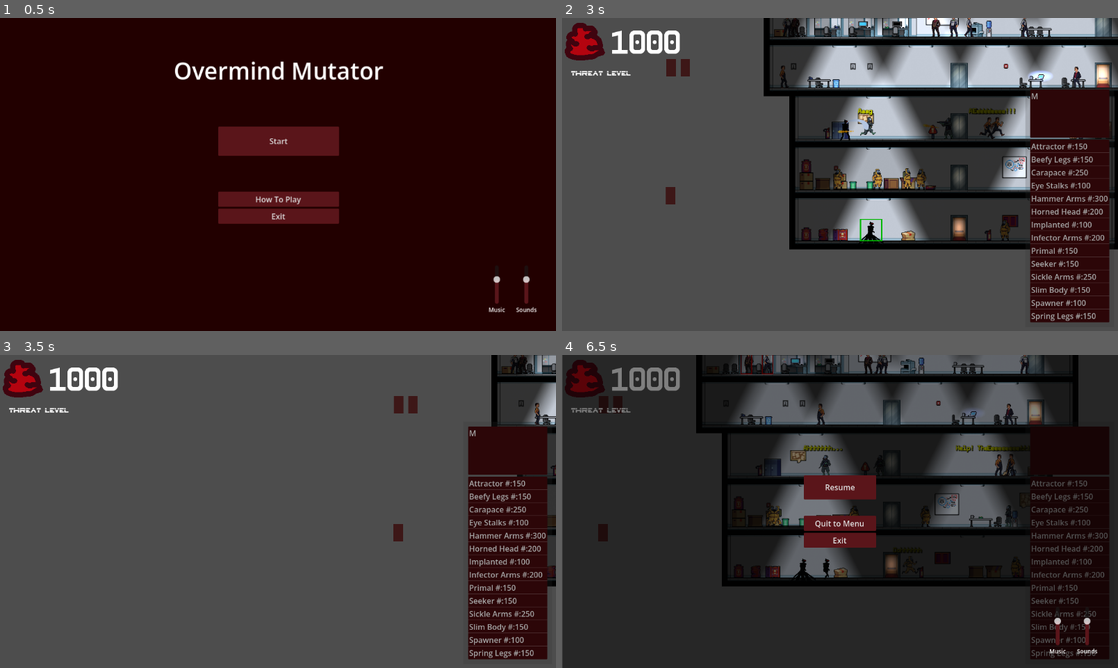
Above: before the commit, frames 1-4 (two rows, left to right).
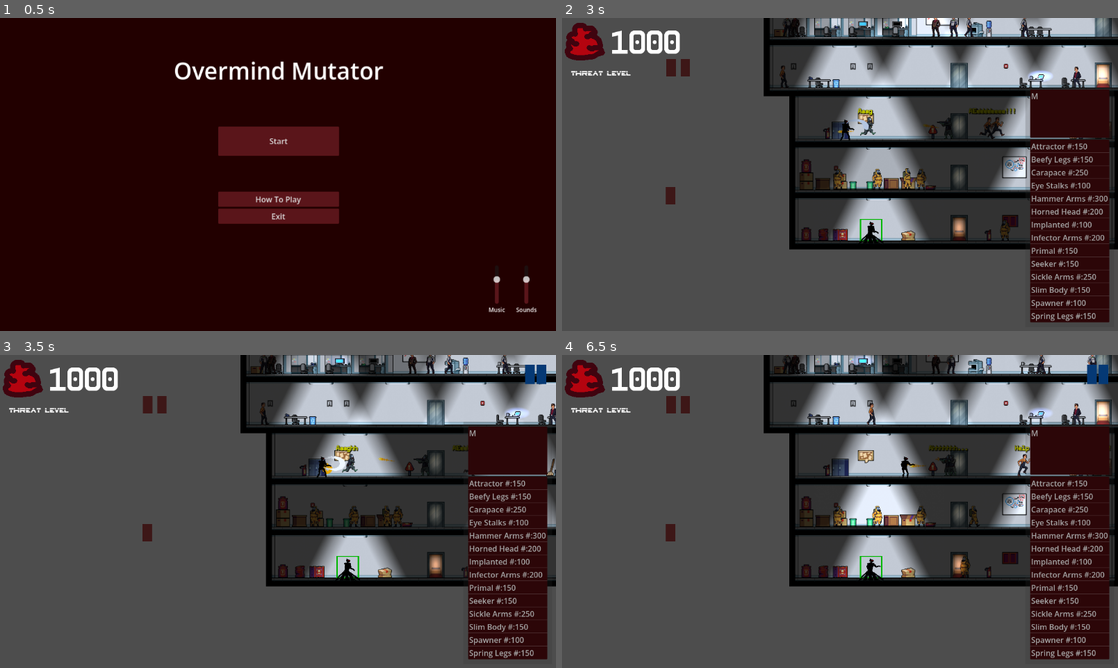
Above: after the commit, the same moments.

Repository: Lambosaurus/wildjam-mutation
Game: Godot game, scene res://ui/start_screen.tscn
The game is run twice, just before and just after one commit, with the same random seed, the same clock (stepped at 60 frames per second) and the same inputs.
Inputs (mouse positions are in pixels of both pictures, inside the frame that each line leads up to):
- Up to frame 1 (0.5 s): no input
- Up to frame 2 (3 s): click "Start" at 0.5 s; tap Enter at 1.25 s; drag from (756, 221) to (967, 80) at 1.27 s; drag from (584, 74) to (967, 80) at 2.02 s; move the mouse to (728, 127) at 2.77 s; hold A (left) from 2.78 s (still down); tap Mouse wheel up (scroll_up) at 2.85 s; click (728, 127) at 2.92 s
- Up to frame 3 (3.5 s): keep holding A (left); tap Space at 3.05 s
- Up to frame 4 (6.5 s): release A (left) at 3.5 s; drag from (962, 405) to (1112, 414) at 3.52 s; tap Space at 4.25, 5.85 s; drag from (967, 533) to (1090, 364) at 4.27 s; drag from (1084, 364) to (756, 433) at 5.02 s; move the mouse to (1101, 364) at 5.77 s; hold D (right) from 5.78 s (still down); click (1101, 364) at 5.92 s; tap Escape at 6.4 s

Frame 1 is identical in both runs. In frame 2, less than 0.1% of the frame differs, in the area x 50-58%, y 33-72%; in frame 3, 30%; in frame 4, 79%, in the area x 0-100%, y 0-100%.

Commit message:
Add game pausing and fix chassis clipping

Diff:
--- a/creatures/mutations/body_parts/simple_arms/simple_arms.tscn
+++ b/creatures/mutations/body_parts/simple_arms/simple_arms.tscn
@@ -23,7 +23,6 @@
 bones = ["Core", PackedFloat32Array(1, 1, 1, 1, 1, 1, 1, 1, 1, 1, 1, 1, 1, 1, 1, 1, 1, 1, 1, 1, 1), "Core/ShoulderR", P …(612 unchanged characters)…
 
 [node name="RightArm" type="Polygon2D" parent="." unique_id=1538777353]
-z_index = -1
 position = Vector2(-20.2, -5.5)
 texture = ExtResource("2_7os6j")
 skeleton = NodePath("../Arms")
--- a/creatures/mutations/body_parts/simple_legs/simple_legs.tscn
+++ b/creatures/mutations/body_parts/simple_legs/simple_legs.tscn
@@ -13,6 +13,7 @@
 visible = false
 
 [node name="RightLeg" type="Polygon2D" parent="." unique_id=1592513201]
+z_index = 1
 position = Vector2(17, 7)
 texture = ExtResource("3_r8rbi")
 skeleton = NodePath("../Legs")
--- a/creatures/mutations/chassis.tscn
+++ b/creatures/mutations/chassis.tscn
@@ -9,6 +9,7 @@
 [ext_resource type="PackedScene" uid="uid://cixa1hhfqwv7y" path="res://creatures/mutations/body_parts/simple_legs/simple_legs.tscn" id="6_ulkix"]
 
 [node name="Chassis" type="Node2D" unique_id=1809367835]
+z_index = 1
 script = ExtResource("1_2n2iq")
 
 [node name="HeadSlot" parent="." unique_id=2110189134 instance=ExtResource("2_ulkix")]
--- a/main/main.gd
+++ b/main/main.gd
@@ -34,7 +34,6 @@
 	if move_direction:
 		$MainCamera.position += move_direction * camera_speed / zoom
 
-
 	if Input.is_action_just_released("scroll_up"):
 		if zoom < max_zoom:
 			modify_zoom(1.1)
--- a/main/main.tscn
+++ b/main/main.tscn
@@ -331,6 +331,7 @@
 position = Vector2(576, 670)
 
 [node name="GUILayer" type="CanvasLayer" parent="." unique_id=1429688143]
+process_mode = 3
 
 [node name="MainGUI" parent="GUILayer" unique_id=10804972 instance=ExtResource("9_grrlh")]
 mouse_filter = 1
--- /dev/null
+++ b/ui/game_pause.gd
@@ -0,0 +1,14 @@
+extends Control
+
+@onready var _tree = get_tree()
+
+@export var paused = false:
+	set(value):
+		visible = value
+		_tree.paused = value
+	get():
+		return _tree.paused
+
+func _input(event):
+	if (event is InputEventKey and event.keycode == KEY_SPACE and not event.is_echo() and event.is_pressed()):
+		paused = not paused
--- /dev/null
+++ b/ui/game_pause.tscn
@@ -0,0 +1,36 @@
+[gd_scene format=3 uid="uid://bnfpdf0k1xiqy"]
+
+[ext_resource type="Script" uid="uid://da02sdw6wu7d1" path="res://ui/game_pause.gd" id="1_vy6ds"]
+
+[node name="GamePause" type="Control" unique_id=622485225]
+process_mode = 3
+visible = false
+layout_mode = 3
+anchors_preset = 15
+anchor_right = 1.0
+anchor_bottom = 1.0
+grow_horizontal = 2
+grow_vertical = 2
+script = ExtResource("1_vy6ds")
+
+[node name="HBoxContainer" type="HBoxContainer" parent="." unique_id=419697573]
+modulate = Color(0.019282646, 0.22268459, 0.4601015, 1)
+layout_mode = 1
+anchors_preset = 1
+anchor_left = 1.0
+anchor_right = 1.0
+offset_left = -64.0
+offset_top = 20.0
+offset_right = -20.0
+offset_bottom = 60.0
+grow_horizontal = 0
+
+[node name="PauseL" type="ColorRect" parent="HBoxContainer" unique_id=2100346555]
+custom_minimum_size = Vector2(20, 40)
+layout_mode = 2
+
+[node name="PauseL2" type="ColorRect" parent="HBoxContainer" unique_id=1036156746]
+custom_minimum_size = Vector2(20, 40)
+layout_mode = 2
+
+[connection signal="gui_input" from="." to="." method="_on_gui_input"]
--- a/ui/main_gui.gd
+++ b/ui/main_gui.gd
@@ -54,6 +54,8 @@
 	$ErrorLabel/UITimer.start(timeout)
 
 func _on_mutations_item_clicked(index: int, at_position: Vector2, mouse_button_index: int) -> void:
+	if mouse_button_index != MouseButton.MOUSE_BUTTON_LEFT: return
+
 	var mutation = mutation_service.available_mutations[index]
 	if not mutation: return
 
--- a/ui/main_gui.tscn
+++ b/ui/main_gui.tscn
@@ -5,6 +5,7 @@
 [ext_resource type="Texture2D" uid="uid://plwvceke53ws" path="res://ui/sprites/biomass.png" id="2_lcwsb"]
 [ext_resource type="FontFile" uid="uid://dg1qq7053eat2" path="res://ui/fonts/5ceta_mono.ttf" id="4_s8jya"]
 [ext_resource type="FontFile" uid="uid://bhk2x372cyclc" path="res://ui/fonts/Borg9.ttf" id="5_jwyhy"]
+[ext_resource type="PackedScene" uid="uid://bnfpdf0k1xiqy" path="res://ui/game_pause.tscn" id="6_jwyhy"]
 
 [sub_resource type="LabelSettings" id="LabelSettings_g0n8d"]
 font_size = 32
@@ -21,6 +22,7 @@
 bg_color = Color(0.8862745, 0.37254903, 0.44313726, 0.84705883)
 
 [node name="MainGUI" type="Control" unique_id=1754052925]
+process_mode = 3
 layout_mode = 3
 anchors_preset = 15
 anchor_right = 1.0
@@ -131,4 +133,12 @@
 value = 50.0
 show_percentage = false
 
+[node name="GamePause" parent="." unique_id=622485225 instance=ExtResource("6_jwyhy")]
+layout_mode = 1
+anchors_preset = 1
+anchor_left = 1.0
+anchor_bottom = 0.0
+grow_horizontal = 0
+grow_vertical = 1
+
 [connection signal="item_clicked" from="SelectPanel/SelectionContainer/Mutations" to="." method="_on_mutations_item_clicked"]
--- a/ui/selection/SelectionArea.tscn
+++ b/ui/selection/SelectionArea.tscn
@@ -3,6 +3,7 @@
 [ext_resource type="Script" uid="uid://b8edmj83j5ufq" path="res://ui/selection/selection_area.gd" id="1_u5gpo"]
 
 [node name="SelectionArea" type="Area2D" unique_id=2102157275]
+process_mode = 3
 collision_layer = 8388608
 collision_mask = 8388608
 script = ExtResource("1_u5gpo")
--- a/ui/selection/SelectionManager.gd
+++ b/ui/selection/SelectionManager.gd
@@ -5,6 +5,9 @@
 
 var _current_group = null
 var selected_nodes_dict: Dictionary[SelectionArea, bool] = {}
+
+func _ready():
+	process_mode = Node.PROCESS_MODE_ALWAYS
 
 func clicked_node(node, button):
 	if node.group != _current_group:
Not shown, added: ui/game_pause.gd.uid
